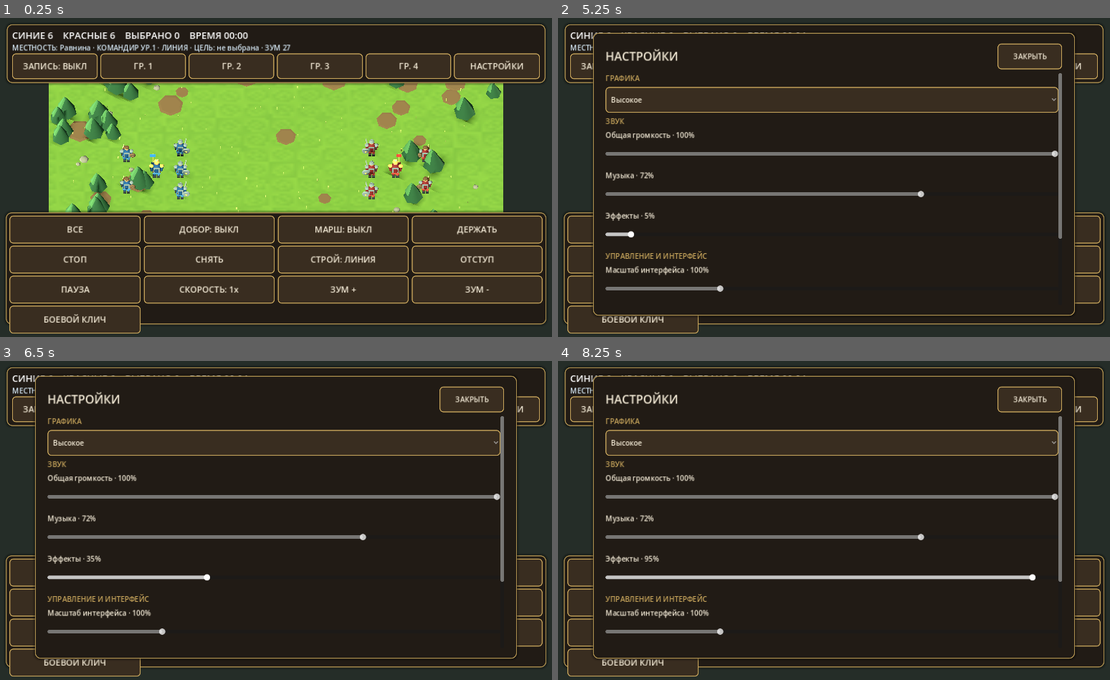
Above: before the commit, frames 1-4 (two rows, left to right).
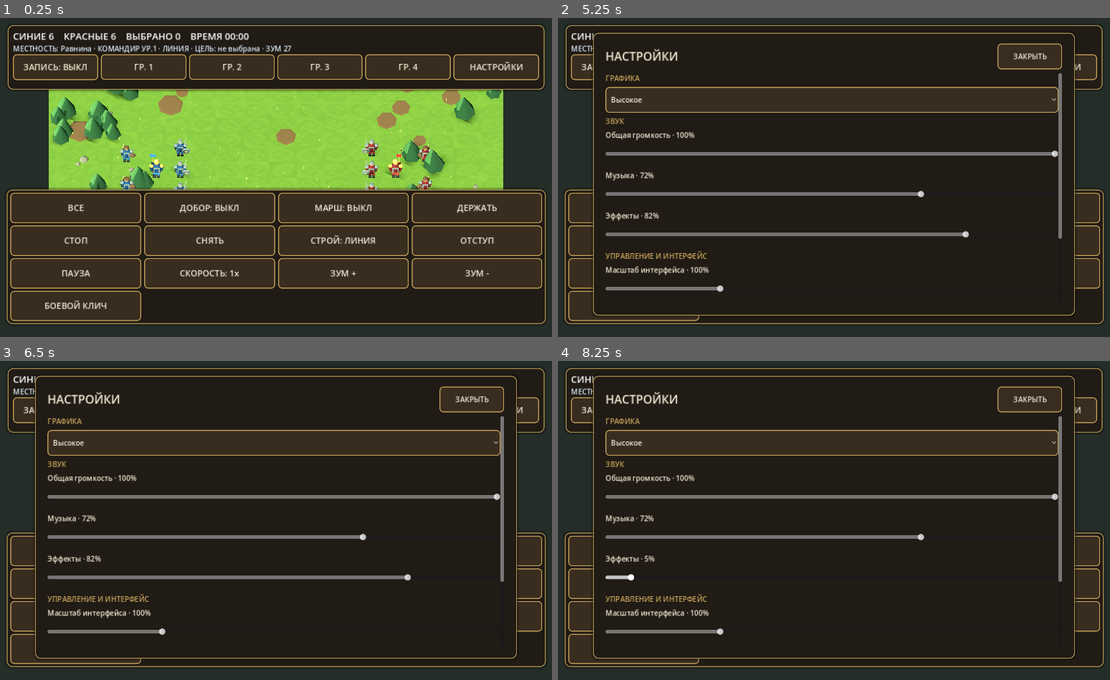
Above: after the commit, the same moments.

Repository: ilonadanelan1-code/-Project-Ember
Game: Godot game, scene res://scenes/combat_test.tscn
Two runs of this game, one before a commit and one after it. Both use one fixed random seed, a clock stepped at 60 frames per second and the inputs below. This scene is started directly instead of the project's main scene.
Inputs:
- Up to frame 1 (0.25 s): no input
- Up to frame 2 (5.25 s): click "ЗАПИСЬ: ВЫКЛ" at 0.5 s; click "ГР. 1" at 1.25 s; click "ГР. 2" at 2 s; click "ГР. 3" at 2.75 s; click "ГР. 4" at 3.5 s; click "НАСТРОЙКИ" at 4.25 s; click "ВСЕ" at 5 s
- Up to frame 3 (6.5 s): click "ДОБОР: ВЫКЛ" at 5.75 s
- Up to frame 4 (8.25 s): click "МАРШ: ВЫКЛ" at 6.5 s; click "ДЕРЖАТЬ" at 7.25 s; click "СТОП" at 8 s

The runs differ from the first frame. In frame 1, 21% of the frame differs, in the area x 1-99%, y 2-99%; in frame 2, 3.8%; in frame 3, 3.7%; in frame 4, 3.9%.

Commit message:
Convert legacy panel offsets and button dimensions to dp

Diff:
--- a/project_ember/scripts/combat_test.gd
+++ b/project_ember/scripts/combat_test.gd
@@ -248,10 +248,10 @@
 	top_panel.anchor_top = 0.0
 	top_panel.anchor_right = 1.0
 	top_panel.anchor_bottom = 0.0
-	top_panel.offset_left = 10.0
-	top_panel.offset_top = 8.0
-	top_panel.offset_right = -10.0
-	top_panel.offset_bottom = 128.0
+	top_panel.offset_left = UiMetrics.dp(10.0)
+	top_panel.offset_top = UiMetrics.dp(8.0)
+	top_panel.offset_right = -UiMetrics.dp(10.0)
+	top_panel.offset_bottom = UiMetrics.dp(128.0)
 	root.add_child(top_panel)
 
 	var top_box := VBoxContainer.new()
@@ -276,7 +276,7 @@
 	_group_store_button.size_flags_horizontal = Control.SIZE_EXPAND_FILL
 	for group_id in range(1, 5):
 		var group_button := _add_action_button(group_row, "ГР. %d" % group_id, _on_control_group_button.bind(group_id))
-		group_button.custom_minimum_size = Vector2(0.0, 40.0)
+		group_button.custom_minimum_size = Vector2(UiMetrics.dp(0.0), UiMetrics.dp(40.0))
 		group_button.size_flags_horizontal = Control.SIZE_EXPAND_FILL
 		_control_group_buttons[group_id] = group_button
 	var settings_button := _add_action_button(group_row, "НАСТРОЙКИ", _open_settings)
@@ -288,10 +288,10 @@
 	bottom_panel.anchor_top = 1.0
 	bottom_panel.anchor_right = 1.0
 	bottom_panel.anchor_bottom = 1.0
-	bottom_panel.offset_left = 8.0
-	bottom_panel.offset_top = -258.0
-	bottom_panel.offset_right = -8.0
-	bottom_panel.offset_bottom = -8.0
+	bottom_panel.offset_left = UiMetrics.dp(8.0)
+	bottom_panel.offset_top = -UiMetrics.dp(258.0)
+	bottom_panel.offset_right = -UiMetrics.dp(8.0)
+	bottom_panel.offset_bottom = -UiMetrics.dp(8.0)
 	root.add_child(bottom_panel)
 
 	var margin := MarginContainer.new()
@@ -339,11 +339,11 @@
 	_result_panel.anchor_top = 0.5
 	_result_panel.anchor_right = 0.5
 	_result_panel.anchor_bottom = 0.5
-	_result_panel.offset_left = -270.0
-	_result_panel.offset_top = -158.0
-	_result_panel.offset_right = 270.0
-	_result_panel.offset_bottom = 158.0
-	_result_panel.custom_minimum_size = Vector2(540.0, 316.0)
+	_result_panel.offset_left = -UiMetrics.dp(270.0)
+	_result_panel.offset_top = -UiMetrics.dp(158.0)
+	_result_panel.offset_right = UiMetrics.dp(270.0)
+	_result_panel.offset_bottom = UiMetrics.dp(158.0)
+	_result_panel.custom_minimum_size = Vector2(UiMetrics.dp(540.0), UiMetrics.dp(316.0))
 	_result_panel.visible = false
 	parent.add_child(_result_panel)
 
@@ -371,7 +371,7 @@
 	content.add_child(_result_details)
 
 	var return_button := _add_action_button(content, "НА СТРАТЕГИЧЕСКУЮ КАРТУ", _return_to_strategy_map)
-	return_button.custom_minimum_size = Vector2(0.0, UiThemeScript.touch_target(52.0))
+	return_button.custom_minimum_size = Vector2(0.0, UiThemeScript.touch_target(56.0))
 
 
 
@@ -380,7 +380,7 @@
 	button.text = title
 	button.focus_mode = Control.FOCUS_NONE
 	button.mouse_filter = Control.MOUSE_FILTER_STOP
-	button.custom_minimum_size = Vector2(0.0, UiThemeScript.touch_target(52.0))
+	button.custom_minimum_size = Vector2(0.0, UiThemeScript.touch_target(56.0))
 	button.size_flags_horizontal = Control.SIZE_EXPAND_FILL
 	button.size_flags_vertical = Control.SIZE_EXPAND_FILL
 	button.add_theme_font_size_override("font_size", UiThemeScript.font_size(16))
